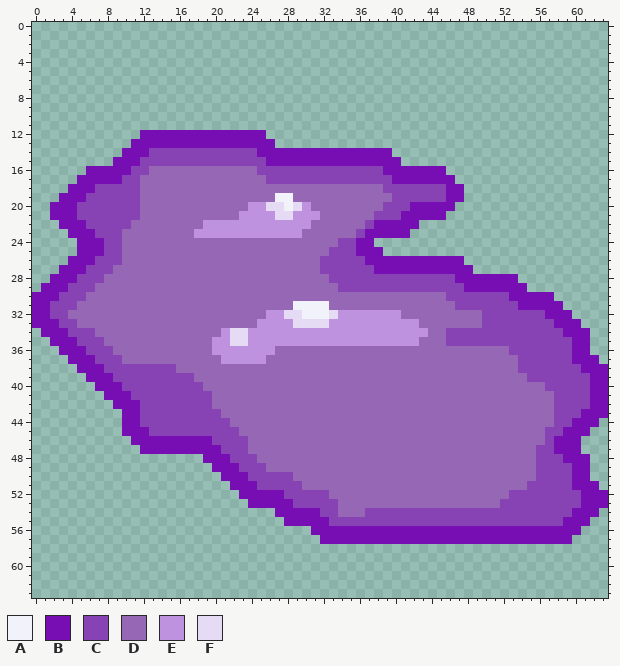
Two versions of one pixel-art sprite, images/purp-puddle.png. Above, as it was before the edit.
The file is 64x64 pixels.
Palette (. is transparent): A #f2f2fb  B #760eb3  C #8742b3  D #9667b5  E #be92de  F #e6dbf4
Pixels before, first column x 0:
12 ............BBBBBBBBBBBBBB......................................
13 ...........BBBBBBBBBBBBBBBB.....................................
14 ..........BBBCCCCCCCCCCCCBBBBBBBBBBBBBBB........................
15 .........BBBCCCCCCCCCCCCCCBBBBBBBBBBBBBBB.......................
16 ......BBBBBCCDDDDDDDDDDDDCCCCCCCCCCCCCCBBBBBBB..................
17 .....BBBBBCCDDDDDDDDDDDDDDCCCCCCCCCCCCCCBBBBBBB.................
18 ....BBBCCCCCDDDDDDDDDDDDDDDDDDDDDDDDDDDCCCCCCCBB................
19 ...BBBCCCCCCDDDDDDDDDDDDDDDAADDDDDDDDDDDCCCCCCBB................
20 ..BBBCCCCCCCDDDDDDDDDDDDEEFFAFEDDDDDDDDCCCBBBBB.................
21 ..BBBCCCCCCCDDDDDDDDDDDEEEEFFEEEDDDDDDCCCBBBBB..................
22 ...BBBCCCCCDDDDDDDDEEEEEEEEEEEEDDDDDDCBBBBB.....................
23 ....BBBCCCDDDDDDDDEEEEEEEEEEEEDDDDDDCBBBBB......................
24 .....BBBCCDDDDDDDDDDDDDDDDDDDDDDDDCCBB..........................
25 .....BBBCCDDDDDDDDDDDDDDDDDDDDDDDCCCBBB.........................
26 ....BBBCCCDDDDDDDDDDDDDDDDDDDDDDCCCCCBBBBBBBBBBB................
27 ...BBBCCCDDDDDDDDDDDDDDDDDDDDDDDCCCCCCBBBBBBBBBBB...............
28 ..BBBCCCDDDDDDDDDDDDDDDDDDDDDDDDDCCCCCCCCCCCCCCBBBBBBB..........
29 .BBBCCCDDDDDDDDDDDDDDDDDDDDDDDDDDDCCCCCCCCCCCCCCBBBBBBB.........
30 BBBCCCDDDDDDDDDDDDDDDDDDDDDDDDDDDDDDDDDDDDDDDDCCCCCCCBBBBB......
31 BBCCCDDDDDDDDDDDDDDDDDDDDDDDDAAAADDDDDDDDDDDDDDCCCCCCCBBBBB.....
32 BBCCDDDDDDDDDDDDDDDDDDDDDDEEFFAAAFEEEEEEEDDDDDDDDDCCCCCCCBBB....
33 BBBCCDDDDDDDDDDDDDDDDDDDDEEEEFFFFEEEEEEEEEEDDDDDDDCCCCCCCCBBB...
34 .BBBCCCDDDDDDDDDDDDDDEFFEEEEEEEEEEEEEEEEEEEEDDCCCCCCCCCCCCCBBB..
35 ..BBBCCCDDDDDDDDDDDDEEFFEEEEEEEEEEEEEEEEEEEDDDCCCCCCCCCCCCCCBB..
36 ...BBBCCCDDDDDDDDDDDEEEEEEEDDDDDDDDDDDDDDDDDDDDDDDDDDCCCCCCCBB..
37 ....BBBCCCDDDDDDDDDDDEEEEEDDDDDDDDDDDDDDDDDDDDDDDDDDDDCCCCCCBBB.
38 .....BBBCCCCCCCCDDDDDDDDDDDDDDDDDDDDDDDDDDDDDDDDDDDDDDCCCCCCCBBB
39 ......BBBCCCCCCCCCDDDDDDDDDDDDDDDDDDDDDDDDDDDDDDDDDDDDDCCCCCCCBB
40 .......BBBCCCCCCCCCDDDDDDDDDDDDDDDDDDDDDDDDDDDDDDDDDDDDDDCCCCCBB
41 ........BBBCCCCCCCCCDDDDDDDDDDDDDDDDDDDDDDDDDDDDDDDDDDDDDDCCCCBB
42 .........BBBCCCCCCCCDDDDDDDDDDDDDDDDDDDDDDDDDDDDDDDDDDDDDDCCCCBB
43 ..........BBCCCCCCCCCDDDDDDDDDDDDDDDDDDDDDDDDDDDDDDDDDDDDDCCCBBB
44 ..........BBCCCCCCCCCCDDDDDDDDDDDDDDDDDDDDDDDDDDDDDDDDDDDDCCBBB.
45 ..........BBBCCCCCCCCCCDDDDDDDDDDDDDDDDDDDDDDDDDDDDDDDDDDCCBBB..
46 ...........BBBBBBBBBCCCCDDDDDDDDDDDDDDDDDDDDDDDDDDDDDDDDDCBBB...
47 ............BBBBBBBBBCCCDDDDDDDDDDDDDDDDDDDDDDDDDDDDDDDDCCBBB...
48 ...................BBBCCCDDDDDDDDDDDDDDDDDDDDDDDDDDDDDDDCCCBBB..
49 ....................BBBCCCDDDDDDDDDDDDDDDDDDDDDDDDDDDDDDCCCCBB..
50 .....................BBBCCCCCDDDDDDDDDDDDDDDDDDDDDDDDDDDCCCCBB..
51 ......................BBBCCCCCDDDDDDDDDDDDDDDDDDDDDDDDDCCCCCBBB.
52 .......................BBBBBCCCCCDDDDDDDDDDDDDDDDDDDDCCCCCCCCBBB
53 ........................BBBBBCCCCCDDDDDDDDDDDDDDDDDDCCCCCCCCCBBB
54 ...........................BBBBBCCDDDCCCCCCCCCCCCCCCCCCCCCCCBBB.
55 ............................BBBBBCCCCCCCCCCCCCCCCCCCCCCCCCCBBB..
56 ...............................BBBBBBBBBBBBBBBBBBBBBBBBBBBBBB...
57 ................................BBBBBBBBBBBBBBBBBBBBBBBBBBBB....
New version:
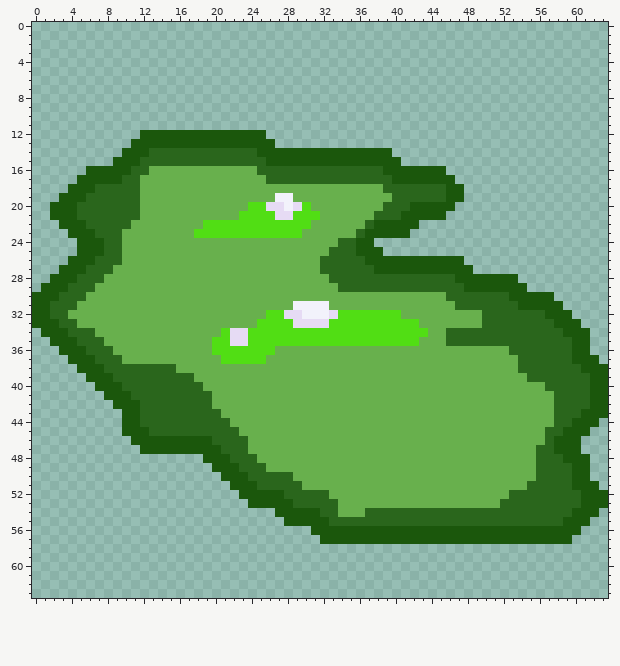
Changes in this commit:
{"colour":"B","old":"#760eb3","new":"#1b570c"}
{"colour":"C","old":"#8742b3","new":"#2a661c"}
{"colour":"D","old":"#9667b5","new":"#68b04d"}
{"colour":"E","old":"#be92de","new":"#51de14"}
